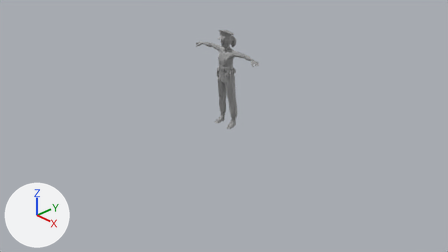
An edit to the Blender file Assets/Models/Enemies/policewoman.blend, drawn before and after from the same camera.
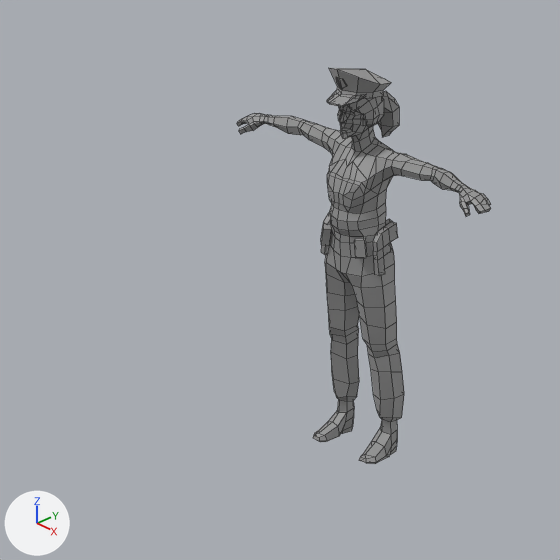
Each version appears first from the file's camera 'Camera', and next in a close-up on the part from 30% to 62% of the width and 5% to 61% of the height. The axes (+X, +Y, +Z) are drawn at lower left. The lights are the same throughout. The close-ups show mesh edges as thin lines.

Script lines for the objects in view, before the commit:
```python
me_mesh = bpy.data.meshes.new('Mesh')
me_mesh.from_pydata(...)  # 1002 vertices, 994 faces; spans x -77.0..77.0, y -16.0..23.0, z -5.0..175.0
me_mesh.materials.append(mat_peoplecolors)  # its picture is missing
ob_lpfemale_casual_c = bpy.data.objects.new('lpFemale_casual_C', me_mesh)
ob_lpfemale_casual_c.location = (0.0, 0.05, 0.0)
ob_lpfemale_casual_c.scale = (0.01, 0.01, 0.01)
```
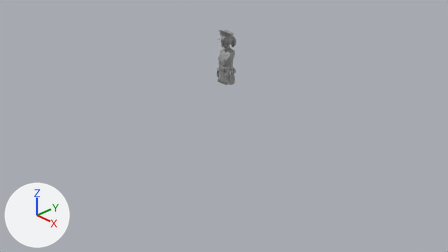
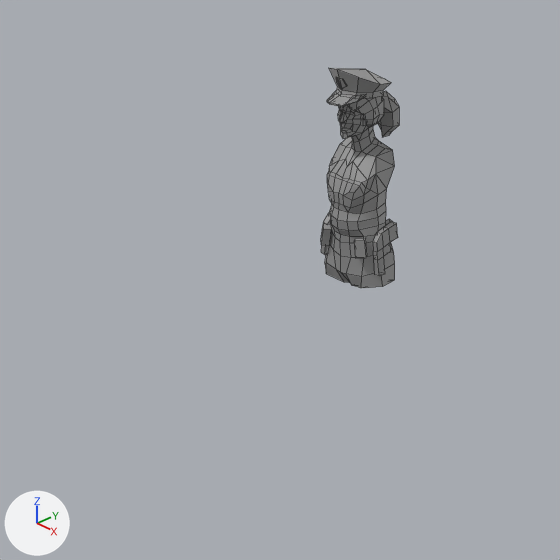
Diff of the bpy script that builds the scene:
```diff
--- a/Assets/Models/Enemies/policewoman.blend.py
+++ b/Assets/Models/Enemies/policewoman.blend.py
@@ me_mesh @@
 # used by ob_lpfemale_casual_c; location = (0.0, 0.05, 0.0); scale = (0.01, 0.01, 0.01)
-me_mesh.from_pydata(...)  # 1002 vertices, 994 faces; spans x -77.0..77.0, y -16.0..23.0, z -5.0..175.0
+me_mesh.from_pydata(...)  # 572 vertices, 566 faces; spans x -19.0..19.0, y -16.0..23.0, z 72.0..175.0
+# me_mesh part 1: 240 vertices removed from x -77.0..77.0, y -6.0..12.0, z 125.0..139.0
+# me_mesh part 2: 190 vertices removed from x -21.0..21.0, y -11.0..13.0, z -5.0..69.0
 me_mesh.materials.append(mat_peoplecolors)
```

What differs and where, as boxes (x1, y1, x2, y2) in the close-ups (560 x 560 px):
'lpFemale_casual_C', reshaped (69% narrower, 44% shorter): before (237, 68, 491, 464); after (321, 68, 399, 288)
part 1 of me_mesh, deleted: before (237, 113, 491, 216)
part 2 of me_mesh, deleted: before (313, 269, 404, 464)
